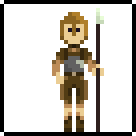
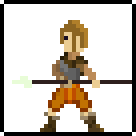
Comparing the layer stacks of the two 136x136 images. Changes:
added group "Death" with 10 layers above "Attack" over box(12, 8, 132, 132)
added layer "1" (1st of 4, in "Death") in group "Death" over box(12, 8, 132, 132)
renamed "Layer 1" to "1", hid it, moved it into group "Breathe" over box(12, 8, 132, 132)
